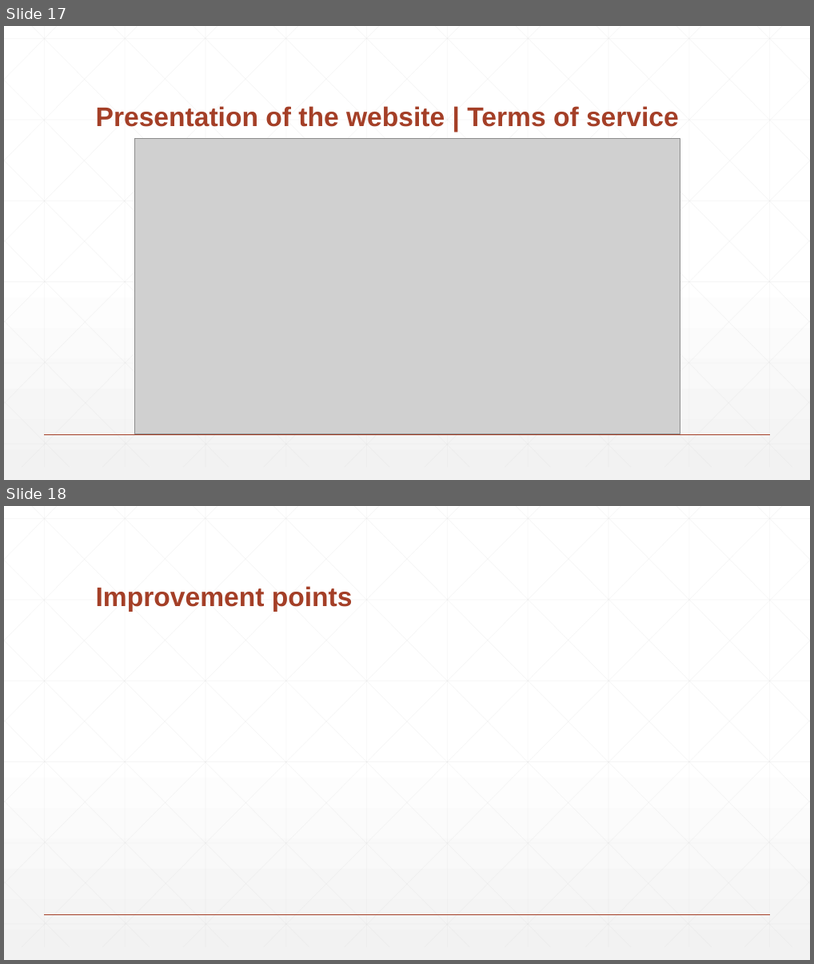
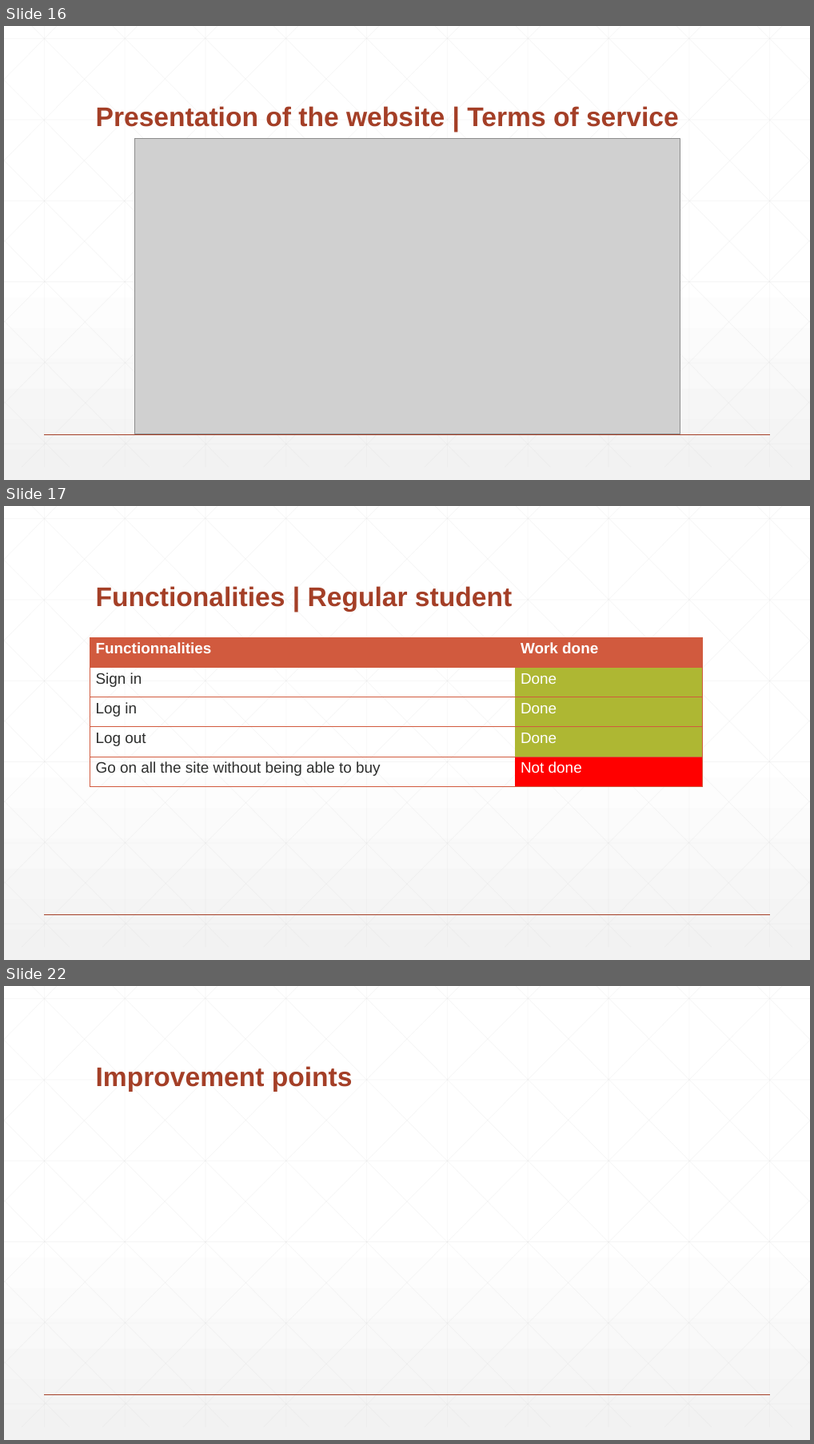
Before and after one commit to PaulFICOT/CESI_A2_Web_G2, a slide deck: Présentation/Web Project.pptx. Shown one above the other, each under a label of ours: slides 17 and 18 before the commit, slides 16, 17 and 22 after it; the slides between them are not shown. The pictures are 814x964 and 814x1444 pixels, drawn with LibreOffice and Linux fonts; fonts in the diff are those of the drawing; grey boxes stand for pictures. Boxes give left, top, right and bottom in pixels: in the first picture for what was removed or moved away, otherwise in the second. Text is boxed around its words. In the diff, an @@ line names an element or a change of style, - is before the commit and + after.

```diff
--- a/Présentation/Web Project.pptx
+++ b/Présentation/Web Project.pptx
@@ slide 17 added at bbox=[4, 506, 810, 960], background gradient #FFFFFF to #F2F2F2; not listed: 47 template elements that a slide beside it also shows @@
@@ title added at bbox=[96, 586, 512, 612], 32 pt, text #A43F27, bold @@
+Functionalities | Regular student
@@ table added at bbox=[90, 637, 703, 787], 5 rows, 2 columns @@
+Functionnalities | Work done
+Sign in | Done
+Log in | Done
+Log out | Done
+Go on all the site without being able to buy | Not done
@@ what was slide 17 is now slide 16 @@
@@ what was slide 18 is now slide 22 @@
```
Also in this commit, not shown: 1 slide changed, 4 other slides added, 1 slide removed, 2 other files.
